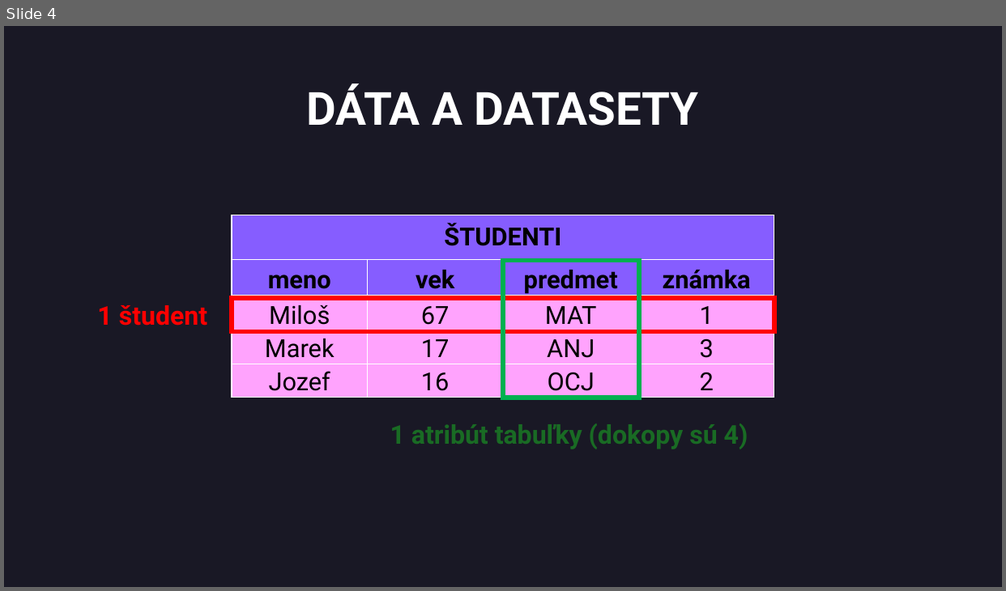
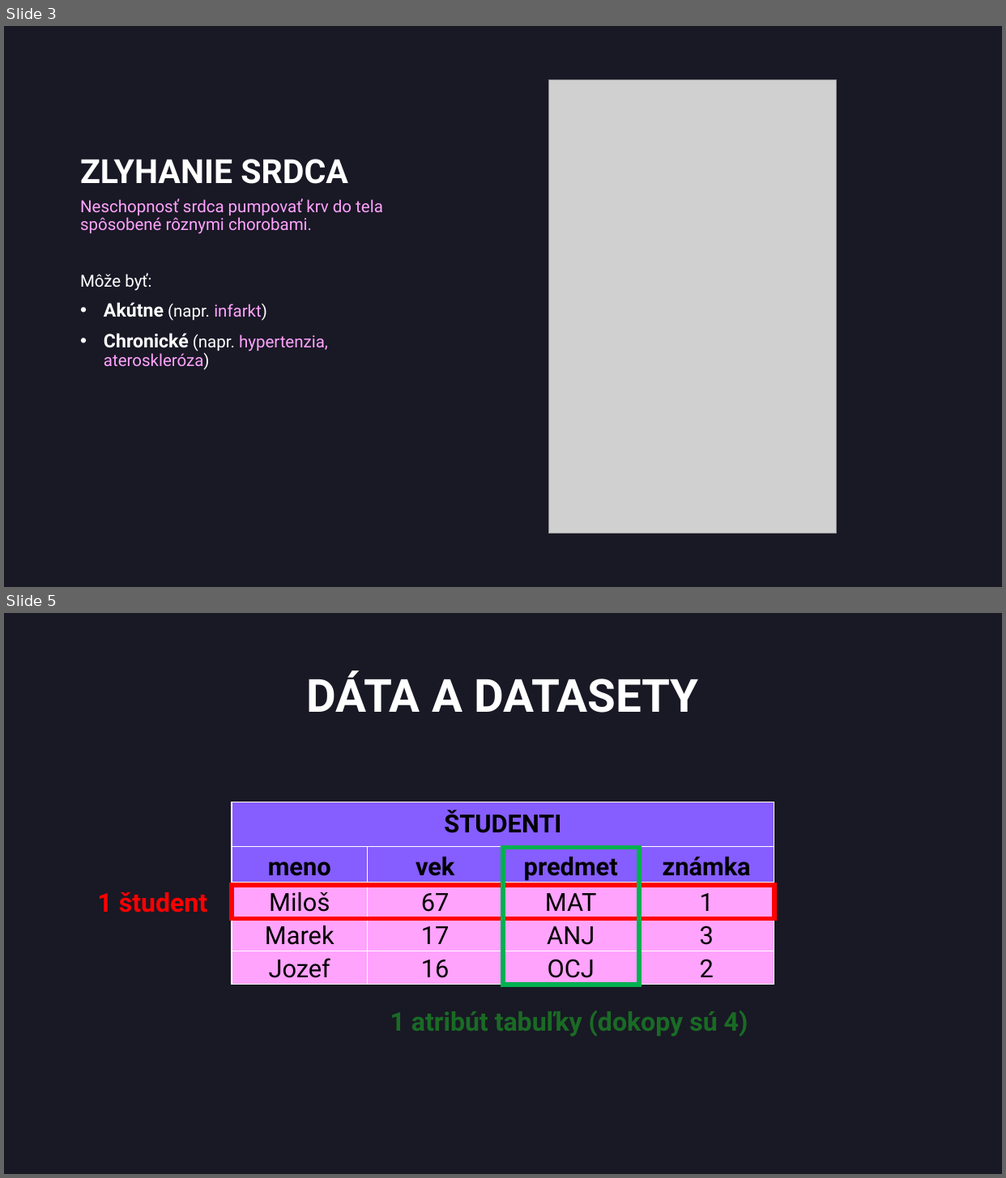
Before and after one commit to cenkner-maximilian/Predikcia-umrtnosti-u-pacientov-so-srdcovym-zlyhanim, a slide deck: slide-deck.pptx. Shown one above the other, each under a label of ours: slide 4 before the commit, slides 3 and 5 after it; the slides between them are not shown. The pictures are 1006x591 and 1006x1178 pixels, drawn with LibreOffice and Linux fonts; fonts in the diff are those of the drawing; grey boxes stand for pictures. Boxes give left, top, right and bottom in pixels: in the first picture for what was removed or moved away, otherwise in the second. Text is boxed around its words. In the diff, an @@ line names an element or a change of style, - is before the commit and + after.

```diff
--- a/slide-deck.pptx
+++ b/slide-deck.pptx
@@ slide 3 added at (4, 26, 1002, 587), background #191825 @@
@@ picture added at (549, 80, 837, 535) @@
@@ title added at (80, 159, 348, 184), 32 pt, text #FFFFFF, bold @@
+ZLYHANIE SRDCA
@@ text added at (80, 199, 383, 370), 16 pt, text #FFA3FD @@
+Neschopnosť srdca pumpovať krv do tela spôsobené rôznymi chorobami.
+Môže byť:
+• Akútne (napr. infarkt)
+• Chronické (napr. hypertenzia, ateroskleróza)
@@ what was slide 4 is now slide 5 @@
```
Also in this commit, not shown: 4 slides changed, 7 other slides added, 1 slide removed, 1 other file.
